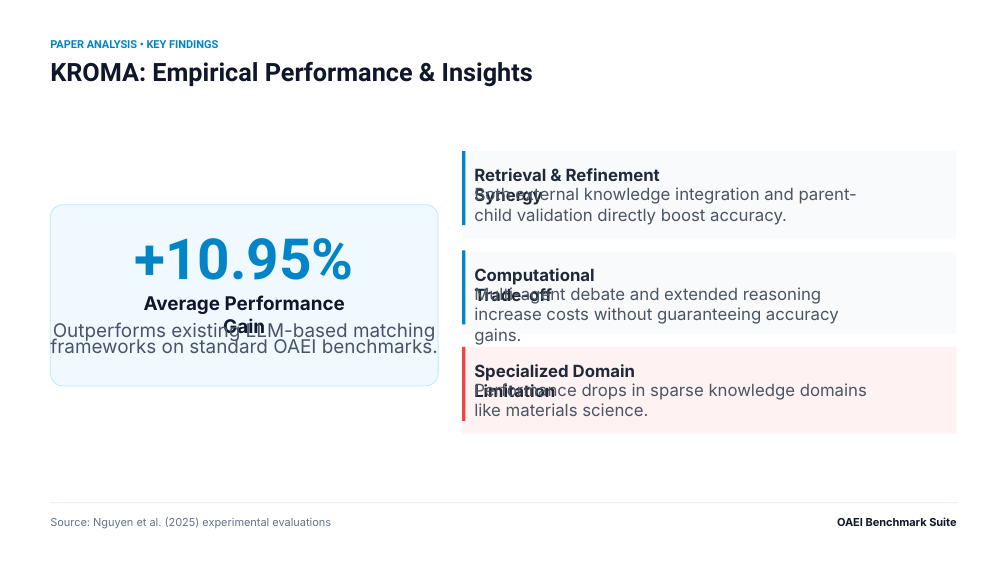
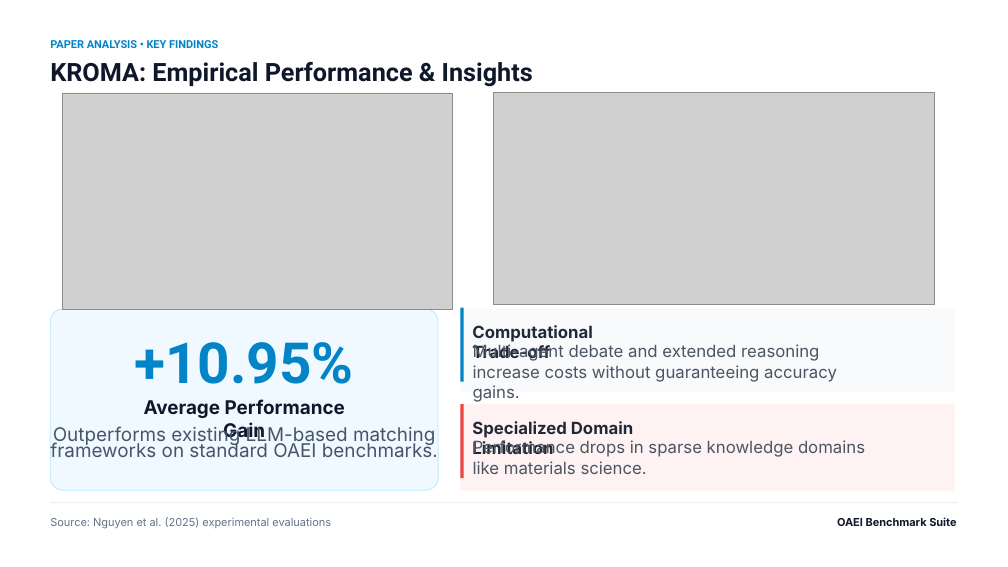
Before and after one commit to BogdanCTU/Applied-Computational-Intelligence-UBB, a slide deck: slide 4 of Year2_Semester1_ApplicationComputationalLinguistics/RR1_Presentation_Week2/Todoran_RR1.pptx. Drawn at 1008x567 pixels with LibreOffice and Linux fonts; fonts in the diff are those of the drawing; grey boxes stand for pictures. Boxes give left, top, right and bottom in pixels: in the first picture for what was removed or moved away, otherwise in the second. Text is boxed around its words. In the diff, an @@ line names an element or a change of style, - is before the commit and + after.

Commit message:
Commit: ACL RR1 Presentation Update

```diff
--- a/Year2_Semester1_ApplicationComputationalLinguistics/RR1_Presentation_Week2/Todoran_RR1.pptx
+++ b/Year2_Semester1_ApplicationComputationalLinguistics/RR1_Presentation_Week2/Todoran_RR1.pptx
@@ picture added at bbox=[63, 93, 452, 309] @@
@@ picture added at bbox=[493, 92, 935, 305] @@
@@ rectangle removed at bbox=[462, 151, 957, 239] @@
@@ rectangle removed at bbox=[462, 151, 465, 225] @@
@@ text removed at bbox=[474, 168, 660, 205] @@
-Retrieval & Refinement Synergy
@@ text removed at bbox=[474, 187, 857, 225] @@
-Both external knowledge integration and parent-child validation directly boost accuracy.
@@ 3 texts, 1 rounded rectangle: place and size @@
-3 texts, 1 rounded rectangle at bbox=[50, 205, 439, 386]
+3 texts, 1 rounded rectangle at bbox=[50, 309, 439, 491]
@@ 4 texts, 1 rectangle: place and size @@
-4 texts, 1 rectangle at bbox=[462, 252, 957, 416]
+4 texts, 1 rectangle at bbox=[461, 309, 955, 474]
@@ 3 rectangles: place and size @@
-3 rectangles at bbox=[462, 250, 957, 434]
+3 rectangles at bbox=[461, 308, 955, 492]
```
Also in this commit, not shown: 1 other slide changed, 1 other file.
